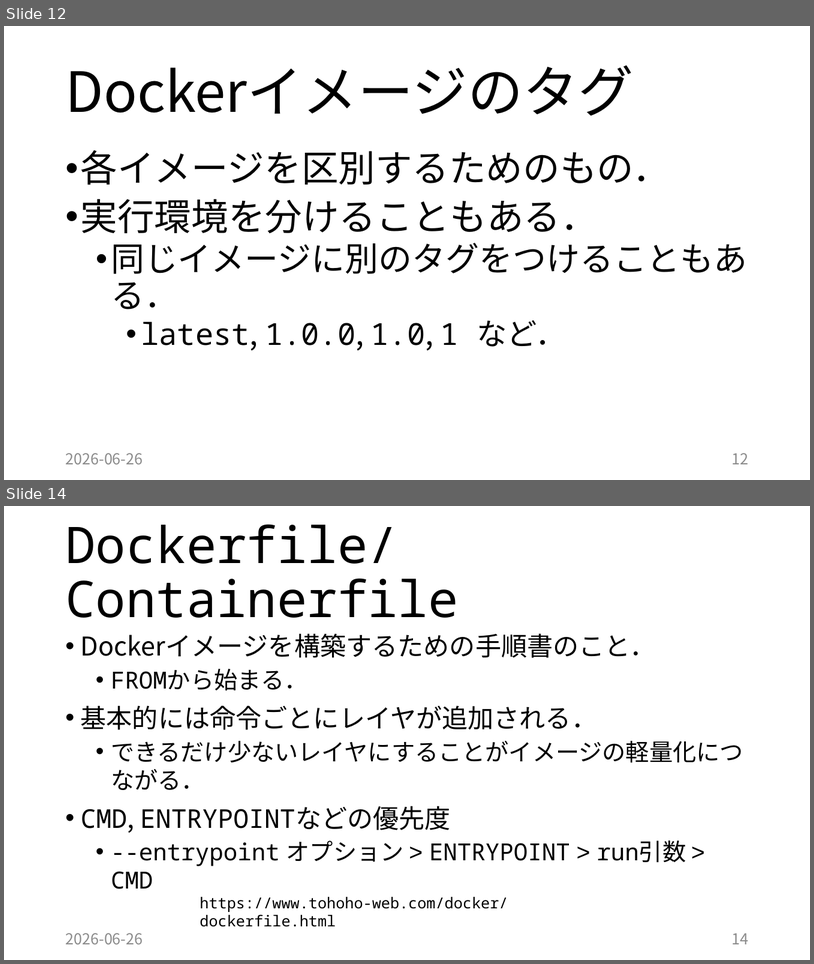
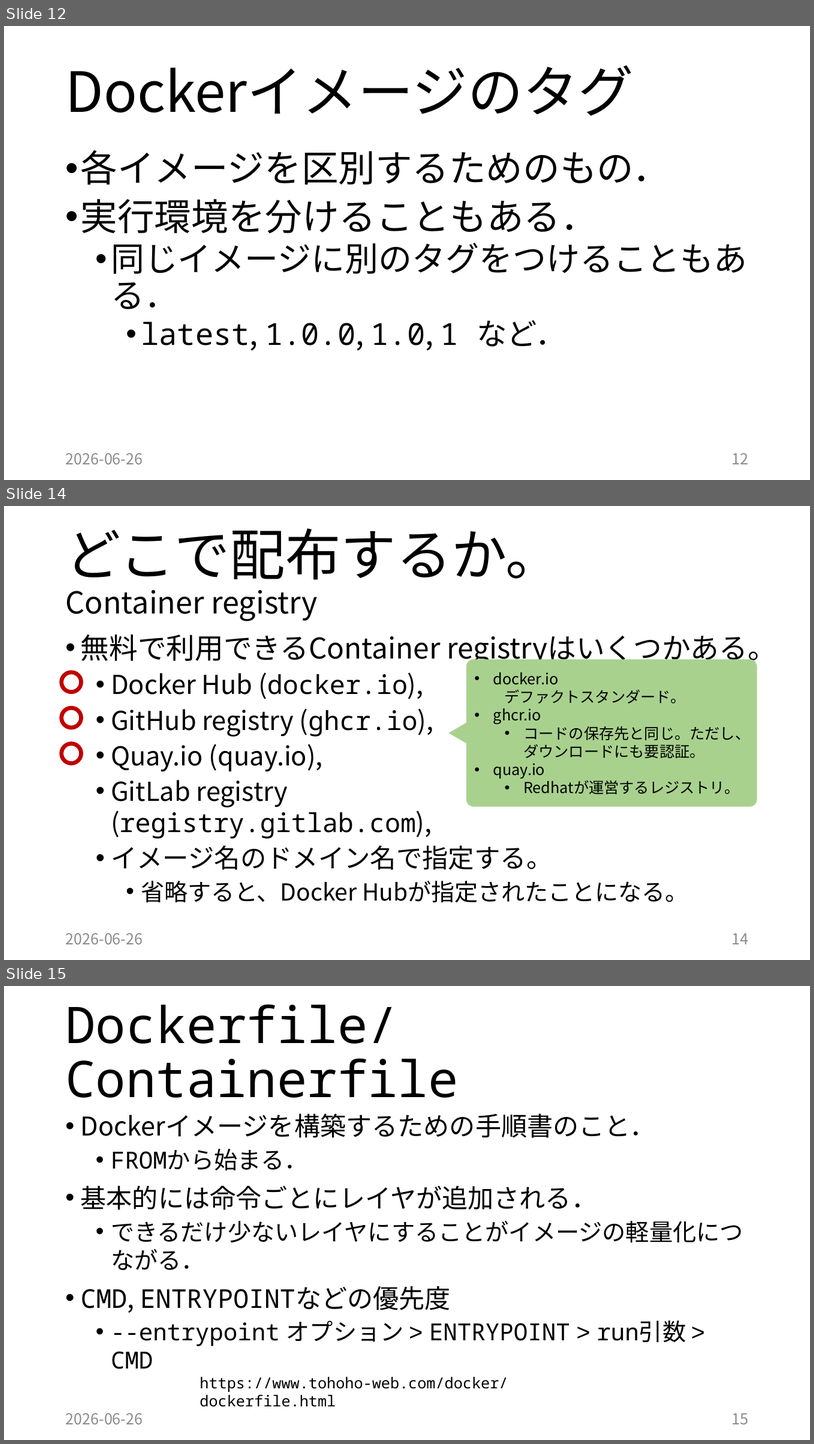
Before and after one commit to tamada/2026empirical, a slide deck: 20260626.pptx. Shown one above the other, each under a label of ours: slides 12 and 14 before the commit, slides 12, 14 and 15 after it; the slides between them are not shown. The pictures are 814x964 and 814x1444 pixels, drawn with LibreOffice and Linux fonts; fonts in the diff are those of the drawing. Boxes give left, top, right and bottom in pixels: in the first picture for what was removed or moved away, otherwise in the second. Text is boxed around its words. In the diff, an @@ line names an element or a change of style, - is before the commit and + after.

```diff
--- a/20260626.pptx
+++ b/20260626.pptx
@@ slide 14 added at bbox=[4, 506, 810, 960], background #FFFFFF @@
@@ title added at bbox=[65, 528, 561, 621], 36 pt, text #000000 @@
+どこで配布するか。
+Container registry
@@ text added at bbox=[81, 634, 777, 902], 31 pt, text #000000 @@
+• 無料で利用できるContainer registryはいくつかある。
+  • Docker Hub (docker.io),
+  • GitHub registry (ghcr.io),
+  • Quay.io (quay.io),
+  • GitLab registry
+    (registry.gitlab.com),
+  • イメージ名のドメイン名で指定する。
+    • 省略すると、Docker Hubが指定されたことになる。
@@ rounded rectangle added at bbox=[467, 659, 758, 806], fill #A9D18E, 18 pt, text #000000 @@
+• docker.io
+  デファクトスタンダード。
+• ghcr.io
+  • コードの保存先と同じ。ただし、ダウンロードにも要認証。
+• quay.io
+  • Redhatが運営するレジストリ。
@@ donut added at bbox=[60, 670, 83, 694], fill #C00000 @@
@@ triangle added at bbox=[449, 698, 510, 768], fill #A9D18E @@
@@ donut added at bbox=[60, 706, 83, 729], fill #C00000 @@
@@ donut added at bbox=[60, 741, 83, 765], fill #C00000 @@
@@ text added at bbox=[65, 933, 143, 944], 18 pt, text #8C8C8C @@
+2026-06-26
@@ page number added at bbox=[732, 933, 749, 944], 18 pt, text #8C8C8C @@
+14
@@ what was slide 14 is now slide 15 @@
@@ page number at bbox=[732, 1413, 749, 1424]: text changed @@
-14
+15
```
Also in this commit, not shown: 3 slides changed, 10 other slides added, 1 slide removed, 16 other files.
